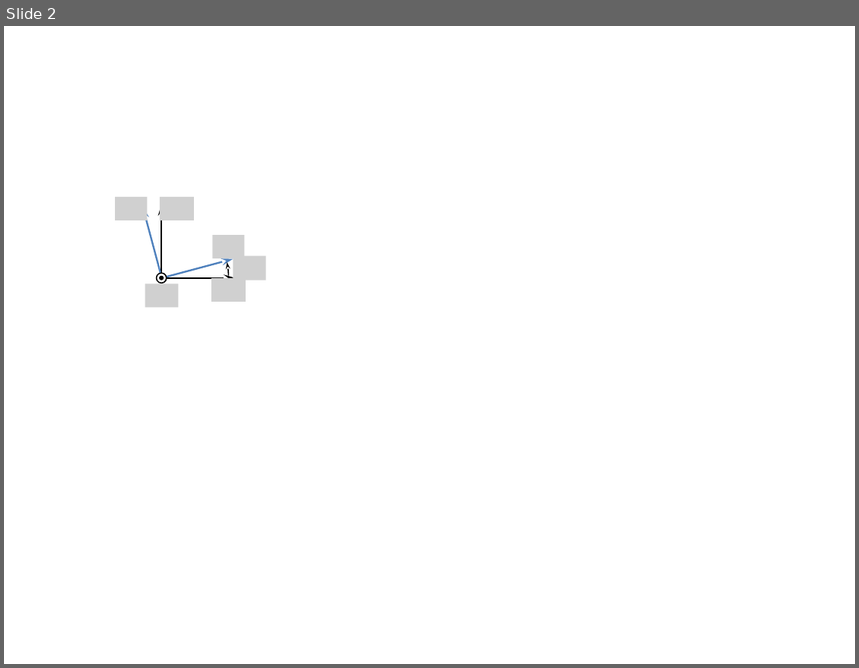
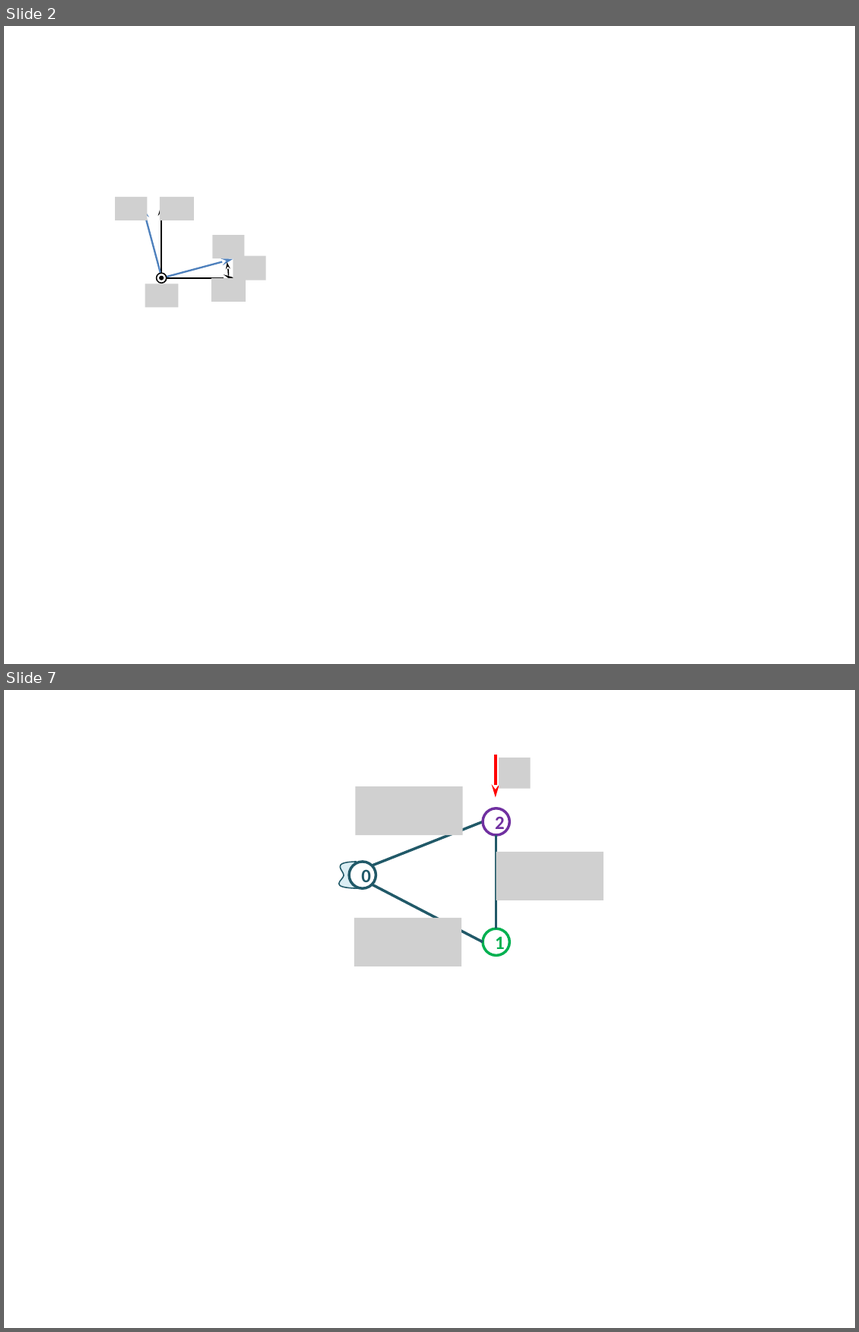
Before and after one commit to xpessoles/Cy_04_PSI_ModelisationDynamique, a slide deck: Revisions_Statique/Fiche_01_Statique_MAM_2D_3D_PTS/images/Figure.pptx. Shown one above the other, each under a label of ours: slide 2 before the commit, slides 2 and 7 after it; the slides between them are not shown. The pictures are 859x668 and 859x1332 pixels, drawn with LibreOffice and Linux fonts; fonts in the diff are those of the drawing; grey boxes stand for pictures. Boxes give left, top, right and bottom in pixels: in the first picture for what was removed or moved away, otherwise in the second. Text is boxed around its words. In the diff, an @@ line names an element or a change of style, - is before the commit and + after.

```diff
--- a/Revisions_Statique/Fiche_01_Statique_MAM_2D_3D_PTS/images/Figure.pptx
+++ b/Revisions_Statique/Fiche_01_Statique_MAM_2D_3D_PTS/images/Figure.pptx
@@ slide 7 added at <box>4,690,855,1328</box>, background #FFFFFF @@
@@ arrow added from (495, 755) to (495, 797), #FF0000 2.25 pt @@
@@ picture added at <box>499,757,530,789</box> @@
@@ picture added at <box>356,787,463,834</box> @@
@@ line added from (372, 866) to (484, 822), #215968 2.25 pt @@
@@ ellipse added at <box>484,809,509,834</box>, outline #7030A0 2.25 pt, 16 pt, text #7030A0, bold @@
+2
@@ line added from (496, 929) to (496, 836), #215968 2.25 pt @@
@@ freeform shape added at <box>339,862,359,888</box>, fill #DBEEF4, outline #215968 1 pt @@
@@ ellipse added at <box>350,862,376,888</box>, fill #FFFFFF, outline #215968 2.25 pt, 16 pt, text #215968, bold @@
+0
@@ picture added at <box>496,852,603,901</box> @@
@@ line added from (372, 885) to (484, 942), #215968 2.25 pt @@
@@ picture added at <box>354,918,462,967</box> @@
@@ ellipse added at <box>484,929,509,955</box>, outline #00B050 2.25 pt, 16 pt, text #00B050, bold @@
+1
```
Also in this commit, not shown: 4 other slides added, 1 slide removed, 7 other files.
